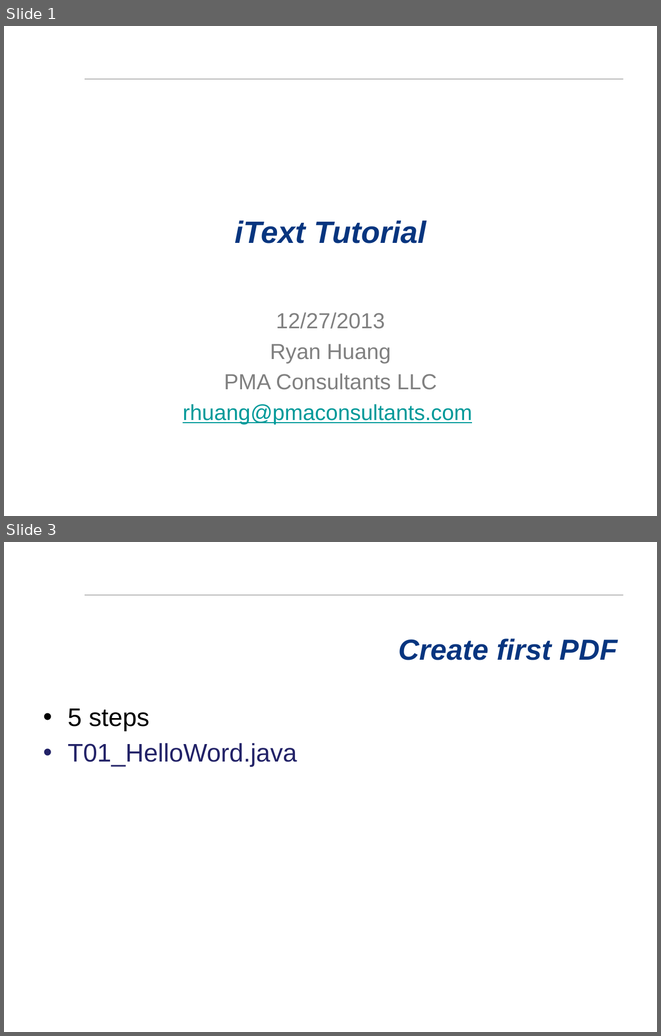
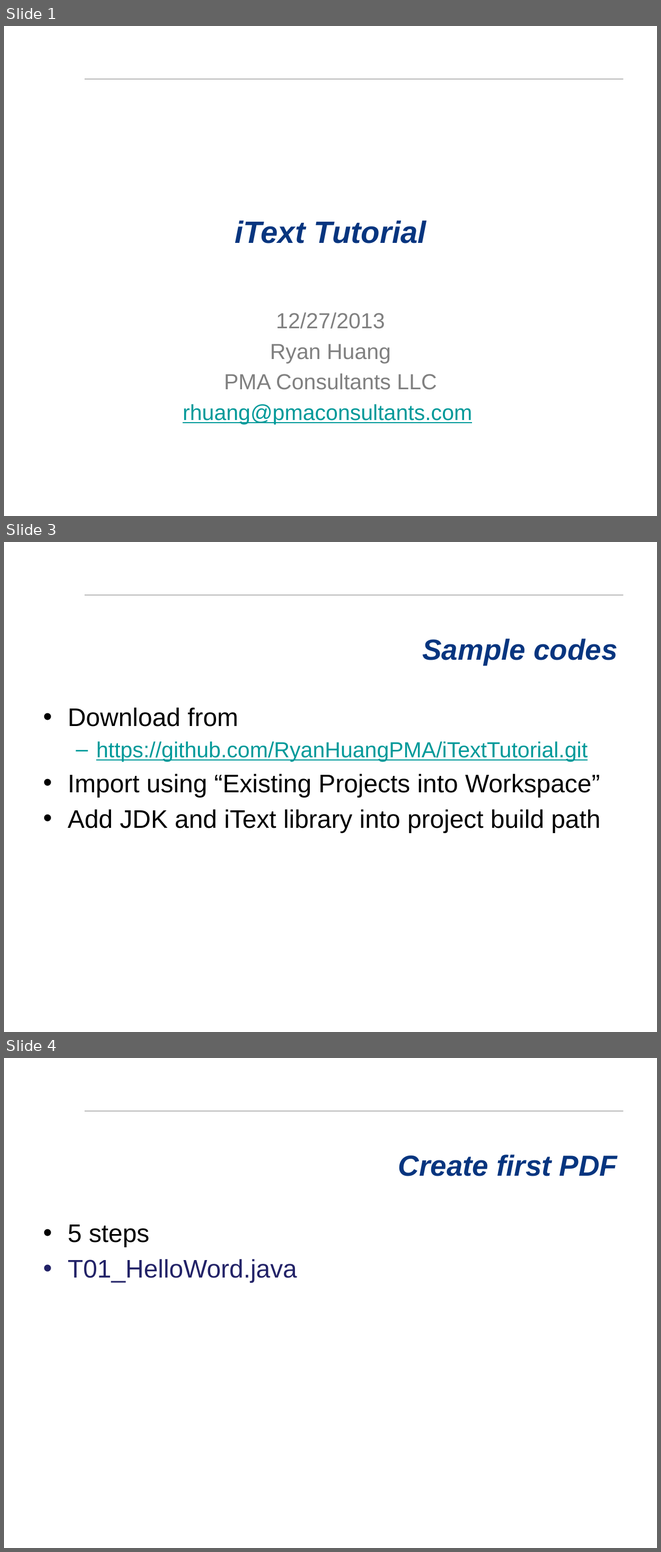
Before and after one commit to RyanHuangPMA/iTextTutorial, a slide deck: iTextTutorial/iText Tutorial.pptx. Shown one above the other, each under a label of ours: slides 1 and 3 before the commit, slides 1, 3 and 4 after it; the slides between them are not shown. The pictures are 661x1036 and 661x1552 pixels, drawn with LibreOffice and Linux fonts; fonts in the diff are those of the drawing; background and template pictures are left out. Boxes give left, top, right and bottom in pixels: in the first picture for what was removed or moved away, otherwise in the second. Text is boxed around its words. In the diff, an @@ line names an element or a change of style, - is before the commit and + after.

Commit message:
Update Tutorial PPTX

```diff
--- a/iTextTutorial/iText Tutorial.pptx
+++ b/iTextTutorial/iText Tutorial.pptx
@@ slide 3 added at bbox=[4, 542, 657, 1032], background #FFFFFF; not listed: 1 template element that a slide beside it also shows @@
@@ title added at bbox=[422, 638, 617, 665], 32 pt, text #07357F, bold, italic @@
+Sample codes
@@ text added at bbox=[68, 707, 600, 832], 28 pt, text #000000 @@
+• Download from
+  – https://github.com/RyanHuangPMA/iTextTutorial.git
+• Import using “Existing Projects into Workspace”
+• Add JDK and iText library into project build path
@@ what was slide 3 is now slide 4 @@
```
Also in this commit, not shown: 1 slide changed.
